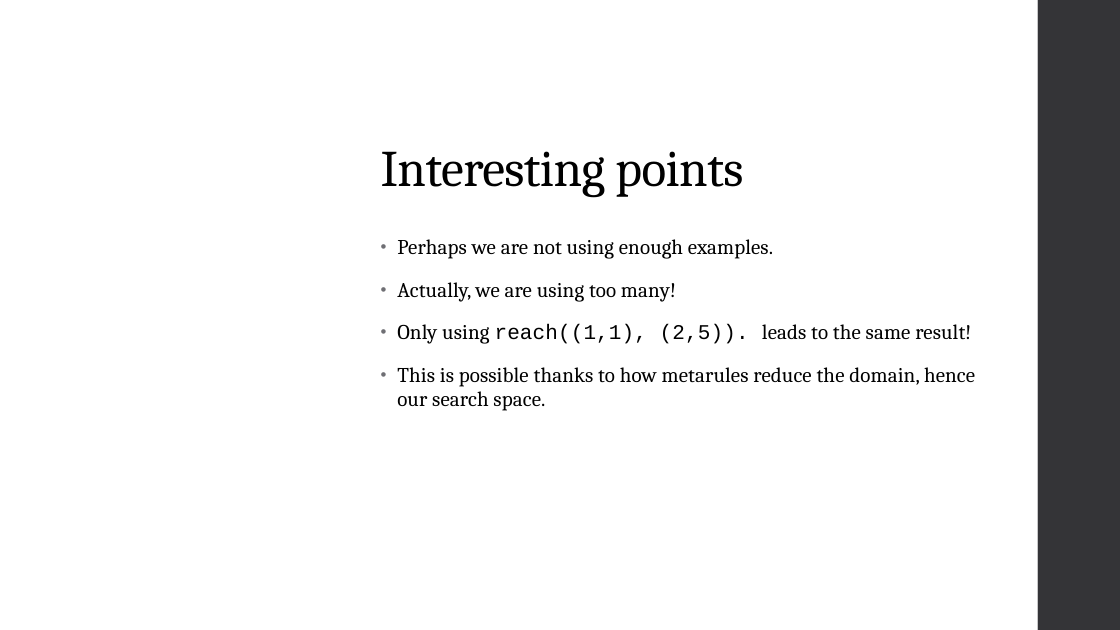
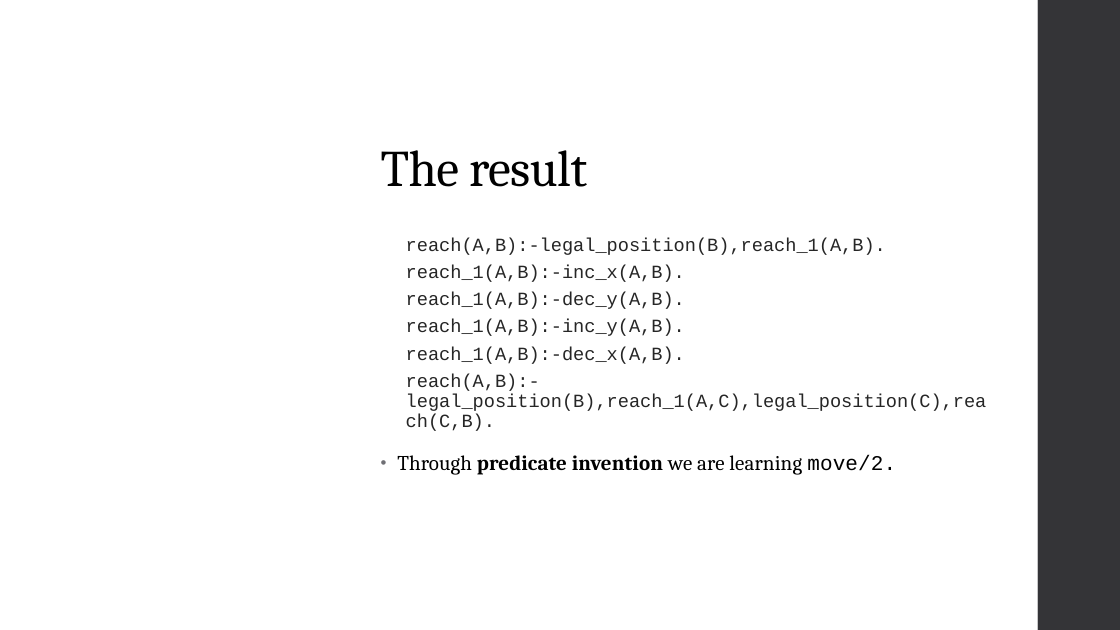
Before and after one commit to Alex-Dell1/ATAI_Maze_Project, a slide deck: slide 12 of ATAI_Presentation.pptx (slide 11 before the commit). Drawn at 1120x630 pixels with LibreOffice and Linux fonts; fonts in the diff are those of the drawing; background and template pictures are left out. Boxes give left, top, right and bottom in pixels: in the first picture for what was removed or moved away, otherwise in the second. Text is boxed around its words. In the diff, an @@ line names an element or a change of style, - is before the commit and + after.

```diff
--- a/ATAI_Presentation.pptx
+++ b/ATAI_Presentation.pptx
@@ title at box(381, 150, 587, 187): text changed @@
-Interesting points
+The result
@@ text at box(397, 238, 987, 475): text changed; size 18 to 16 pt; font Cambria to Courier New; text colour #000000 to #262626 @@
-• Perhaps we are not using enough examples.
-• Actually, we are using too many!
-• Only using reach((1,1), (2,5)). leads to the same result!
-• This is possible thanks to how metarules reduce the domain, hence our search space.
+  reach(A,B):-legal_position(B),reach_1(A,B).
+  reach_1(A,B):-inc_x(A,B).
+  reach_1(A,B):-dec_y(A,B).
+  reach_1(A,B):-inc_y(A,B).
+  reach_1(A,B):-dec_x(A,B).
+  reach(A,B):-legal_position(B),reach_1(A,C),legal_position(C),reach(C,B).
+• Through predicate invention we are learning move/2.
```
Also in this commit, not shown: 4 other slides changed, 1 slide added, 3 other files.
